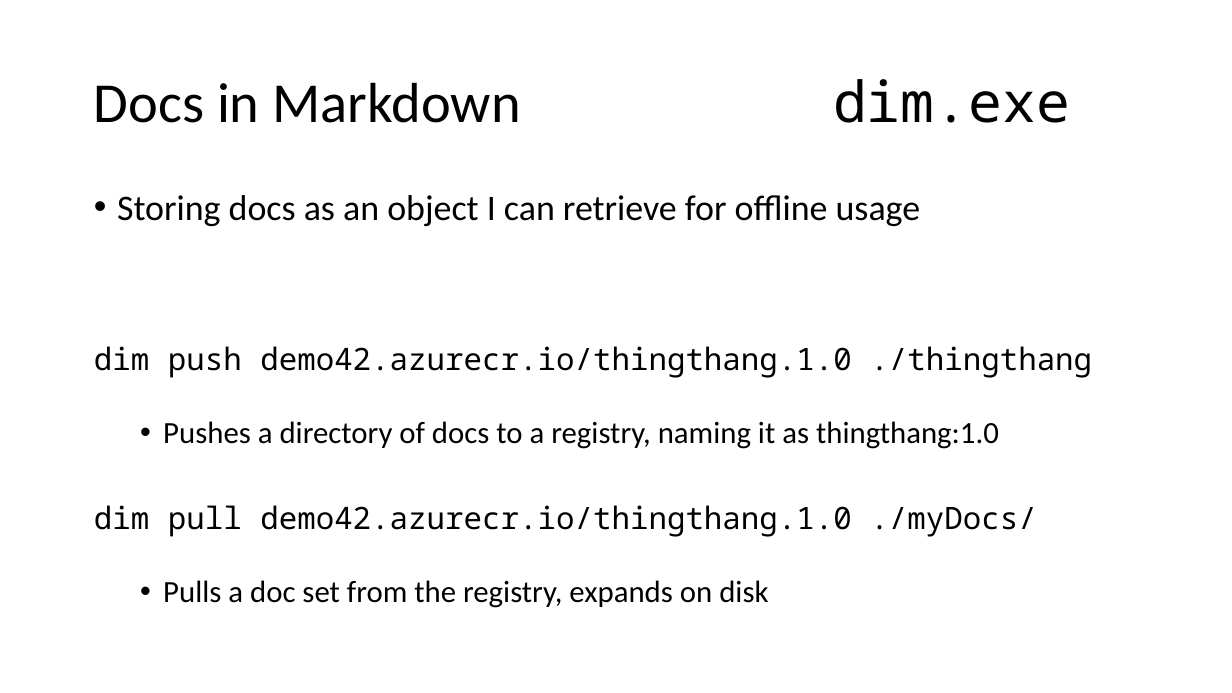
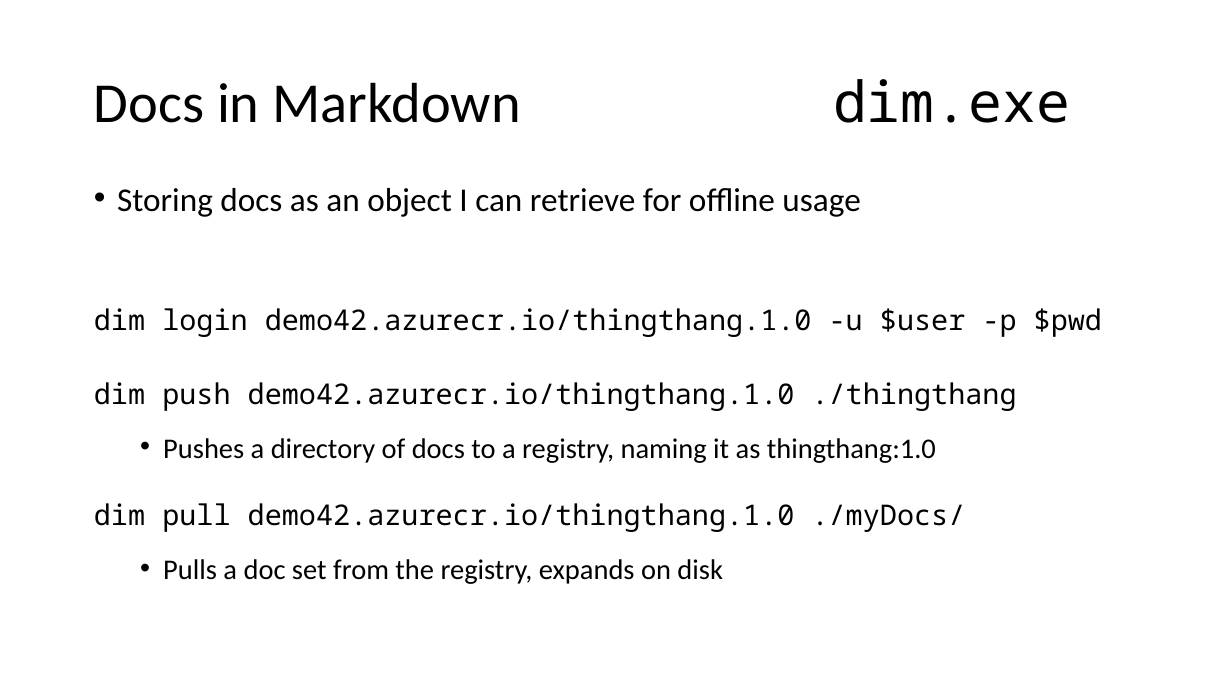
Before and after one commit to SteveLasker/Presentations, a slide deck: slide 22 of ACR/OCIArtifactRegistries.pptm (slide 17 before the commit). Drawn at 1232x693 pixels with LibreOffice and Linux fonts; fonts in the diff are those of the drawing. Boxes give left, top, right and bottom in pixels: in the first picture for what was removed or moved away, otherwise in the second. Text is boxed around its words. In the diff, an @@ line names an element or a change of style, - is before the commit and + after.

Commit message:
OCI artifact registry Rejekts deck updates

```diff
--- a/ACR/OCIArtifactRegistries.pptm
+++ b/ACR/OCIArtifactRegistries.pptm
@@ text at (94,188,1017,584): size 28 to 25.9 pt in "Storing docs as an object I can ..."; size 24 to 22.2 pt in "dim push demo42.azurecr.io/thingthang.1.0 ./thingthang", "Pushes a directory of docs to a ...", "dim pull demo42.azurecr.io/thingthang.1.0 ./myDocs/", "Pulls a doc set from the registry, ..."; line spacing 0.9 to 0.7 @@
@@ text at (94,308,1102,337): paragraph added @@
+dim login demo42.azurecr.io/thingthang.1.0 -u $user -p $pwd
```
Also in this commit, not shown: 9 other slides changed, 7 slides added, 2 slides removed.
